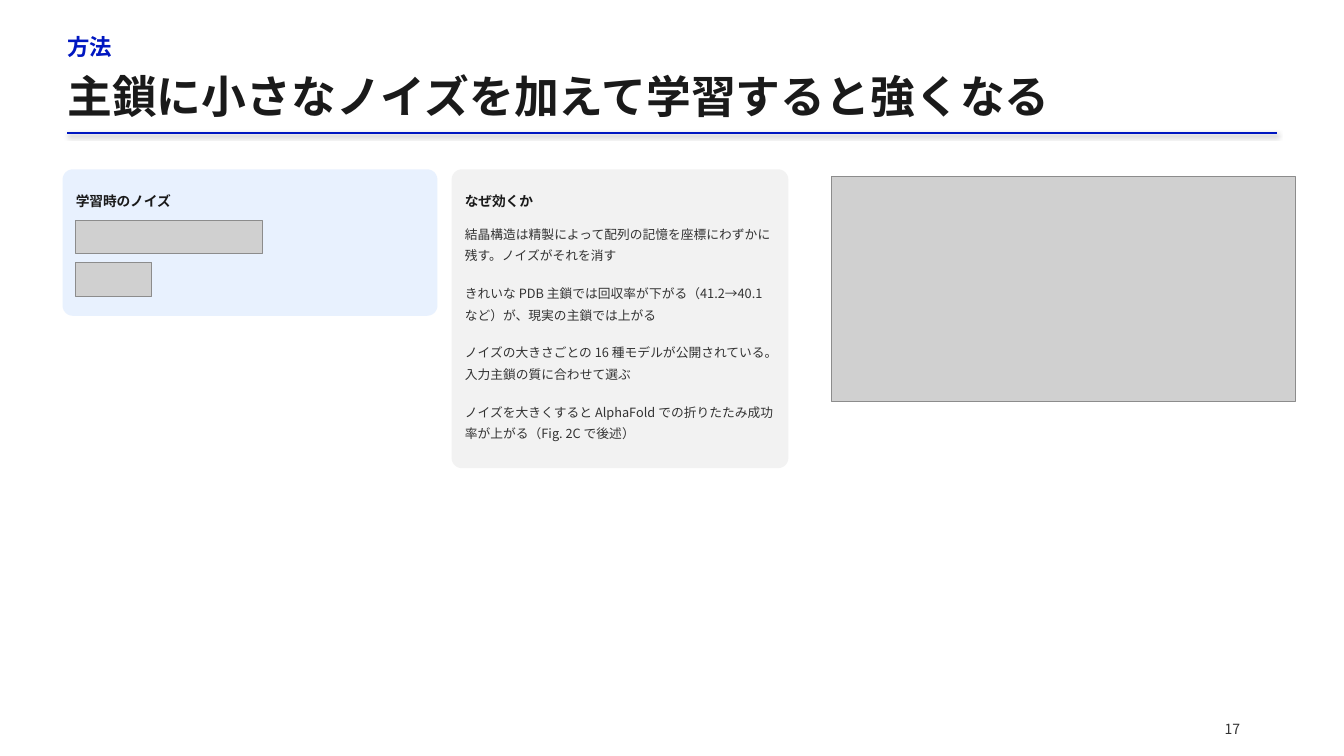
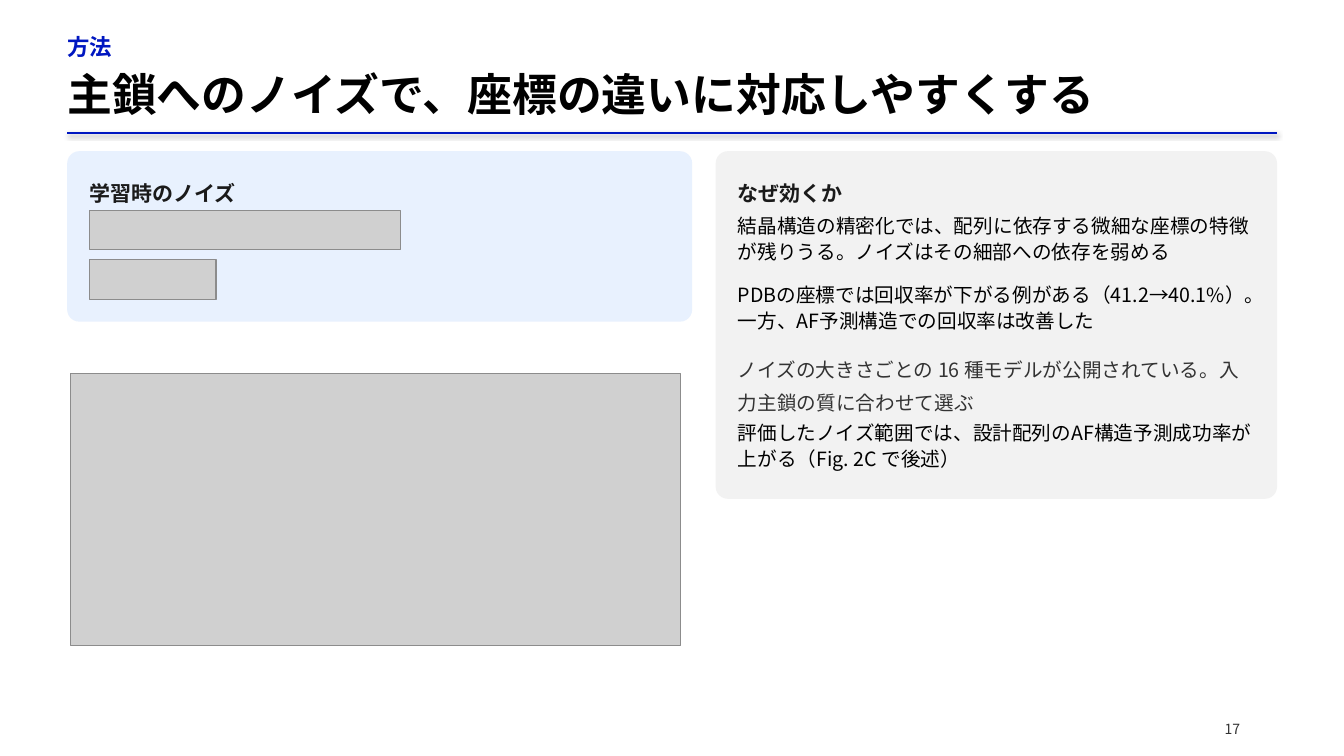
Before and after one commit to matsunagalab/lecture_bioinfo, a slide deck: slide 17 of 07_タンパク質設計/07_タンパク質設計.pptx. Drawn at 1344x756 pixels with LibreOffice and Linux fonts; fonts in the diff are those of the drawing; grey boxes stand for pictures. Boxes give left, top, right and bottom in pixels: in the first picture for what was removed or moved away, otherwise in the second. Text is boxed around its words. In the diff, an @@ line names an element or a change of style, - is before the commit and + after.

Commit message:
Improve lecture 07 figures, equations, and Japanese explanations

```diff
--- a/07_タンパク質設計/07_タンパク質設計.pptx
+++ b/07_タンパク質設計/07_タンパク質設計.pptx
@@ text at box(67, 72, 1094, 115): text changed; text colour #1A1A1A to #000000 @@
-主鎖に小さなノイズを加えて学習すると強くなる
+主鎖へのノイズで、座標の違いに対応しやすくする
@@ rounded rectangle: place and size @@
-rounded rectangle at box(63, 169, 438, 316)
+rounded rectangle at box(68, 151, 693, 322)
@@ text "学習時のノイズ": place and size @@
-text "学習時のノイズ" at box(76, 194, 171, 208)
+text "学習時のノイズ" at box(89, 183, 235, 203)
@@ text "学習時のノイズ" at box(89, 183, 235, 203): size 9.8 to 15 pt @@
@@ rounded rectangle: place and size @@
-rounded rectangle at box(452, 169, 788, 469)
+rounded rectangle at box(716, 151, 1277, 499)
@@ text "なぜ効くか" at box(738, 183, 843, 203): size 9.8 to 15 pt @@
@@ text "なぜ効くか": place and size @@
-text "なぜ効くか" at box(465, 194, 533, 207)
+text "なぜ効くか" at box(738, 183, 843, 203)
@@ picture removed at box(832, 176, 1296, 402) @@
@@ picture: place and size @@
-picture at box(76, 221, 262, 254)
+picture at box(90, 211, 400, 249)
@@ text at box(738, 216, 1249, 261): text changed; size 9.1 to 14 pt; text colour #333333 to #000000 @@
-結晶構造は精製によって配列の記憶を座標にわずかに残す。ノイズがそれを消す
+結晶構造の精密化では、配列に依存する微細な座標の特徴が残りうる。ノイズはその細部への依存を弱める
@@ picture: place and size @@
-picture at box(76, 262, 151, 296)
+picture at box(90, 259, 217, 299)
@@ text at box(738, 285, 1264, 330): text changed; size 9.1 to 14 pt; text colour #333333 to #000000 @@
-きれいな PDB 主鎖では回収率が下がる（41.2→40.1 など）が、現実の主鎖では上がる
+PDBの座標では回収率が下がる例がある（41.2→40.1%）。一方、AF予測構造での回収率は改善した
@@ text "ノイズの大きさごとの 16 種モデルが公開されている。入力主鎖の質に合わせて選ぶ": place and size @@
-text "ノイズの大きさごとの 16 種モデルが公開されている。入力主鎖の質に合わせて選ぶ" at box(465, 346, 778, 380)
+text "ノイズの大きさごとの 16 種モデルが公開されている。入力主鎖の質に合わせて選ぶ" at box(738, 360, 1238, 412)
@@ text "ノイズの大きさごとの 16 種モデルが公開されている。入力主鎖の質に合わせて選ぶ" at box(738, 360, 1238, 412): size 9.1 to 14 pt @@
@@ picture added at box(71, 374, 681, 646) @@
@@ text at box(738, 423, 1252, 471): text changed; size 9.1 to 14 pt; text colour #333333 to #000000 @@
-ノイズを大きくすると AlphaFold での折りたたみ成功率が上がる（Fig. 2C で後述）
+評価したノイズ範囲では、設計配列のAF構造予測成功率が上がる（Fig. 2C で後述）
```
Also in this commit, not shown: 25 other slides changed, 1 slide added, 1 slide removed, 2 other files.
